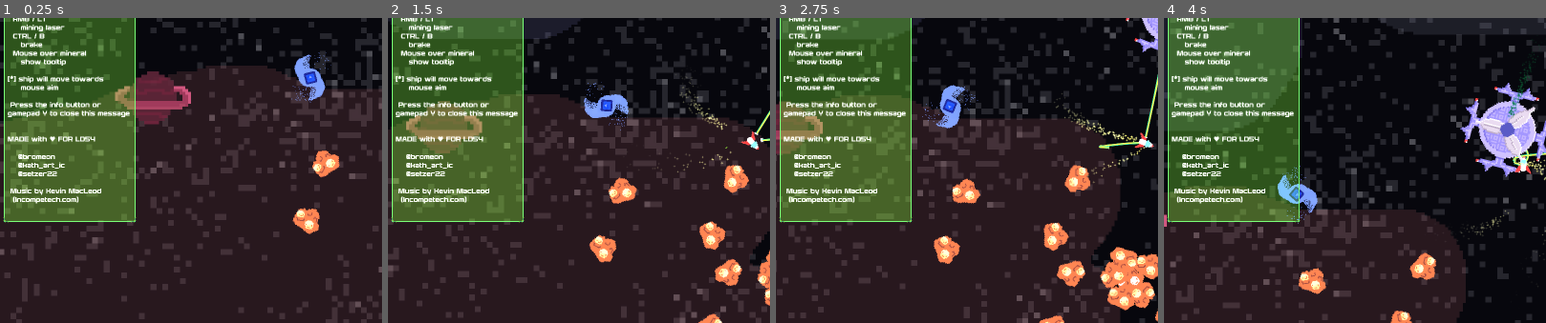
Above: before the commit, frames 1-4 (left to right).
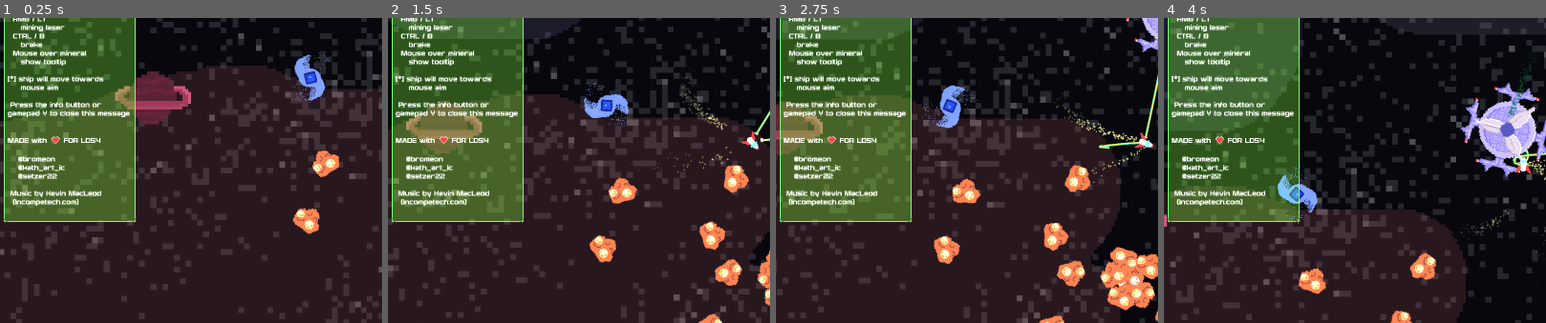
Above: after the commit, the same moments.

Repository: Bromeon/LudumDare54
Game: Godot game, scene res://Scenes/GameViewport/GameViewport.tscn
Same seed, same stepped clock (60 frames per second), same inputs: the game is played once before the commit and once after it. The engine's default icon, where the game draws it, is replaced by a stand-in: a white triangle on a blue panel in a dark square.
Inputs (mouse positions are % of the whole screen's width and height, from its top left):
- Up to frame 1 (0.25 s): no input
- Up to frame 2 (1.5 s): move the mouse to (72, 45) at 0.52 s; hold D (Right) 0.53-1.28 s; hold Right mouse button (ShootLaser) 0.53-1.28 s; click (72, 45) at 0.67 s; move the mouse to (30, 55) at 1.27 s; hold Ctrl (Brake) from 1.28 s (still down); tap Space (ShootTether) at 1.35 s
- Up to frame 3 (2.75 s): move the mouse to (60, 28) at 2.02 s; release Ctrl (Brake) at 2.03 s; hold D (Right) from 2.03 s (still down); hold Right mouse button (ShootLaser) from 2.03 s (still down)
- Up to frame 4 (4 s): move the mouse to (45, 70) at 2.77 s; release D (Right) at 2.78 s; release Right mouse button (ShootLaser) at 2.78 s; hold W (Up) 2.78-3.53 s; tap Space (ShootTether) at 2.85 s; click (45, 70) at 2.92 s; move the mouse to (80, 65) at 3.52 s; hold A (Left) from 3.53 s (still down); hold Right mouse button (ShootLaser) from 3.53 s (still down)
The pictures show only the part of the screen within x 0-50%, y 29-79%; the shares and areas given below are measured in that part.

The runs differ from the first frame. In frame 1, 1.7% of the frame differs, in the area x 2-27%, y 38-62%; in frame 2, 1.7%; in frame 3, 1.7%; in frame 4, 1.7%.

Commit message:
Fix heart

Diff:
--- a/Scenes/GameUI/GameUI.tscn
+++ b/Scenes/GameUI/GameUI.tscn
@@ -282,7 +282,7 @@
  Press the info button or gamepad Y to close this message
 
 
-MADE with ♥️ FOR LD54
+MADE with [img]res://Assets/Sprites/heart.png[/img] FOR LD54
 
     @bromeon
     @kath_art_ic
Not shown, removed: Exports/Web/StardustSlingshot.apple-touch-icon.png.import
Not shown, removed: Exports/Web/StardustSlingshot.icon.png.import
Not shown, removed: Exports/Web/StardustSlingshot.png.import
Not shown: 1 places in Scenes/Main/Main.tscn that only renumber resources
Not shown, changed: Exports/Linux.zip
Not shown, removed: Exports/Linux/StardustSlingshot.sh
Not shown, changed: Exports/Linux/StardustSlingshot.x86_64
Not shown, changed: Exports/Web.zip
Not shown, removed: Exports/Web/StardustSlingshot.apple-touch-icon.png
Not shown, removed: Exports/Web/StardustSlingshot.audio.worklet.js
Not shown, removed: Exports/Web/StardustSlingshot.html
Not shown, removed: Exports/Web/StardustSlingshot.icon.png
(and 8 more such lines)
